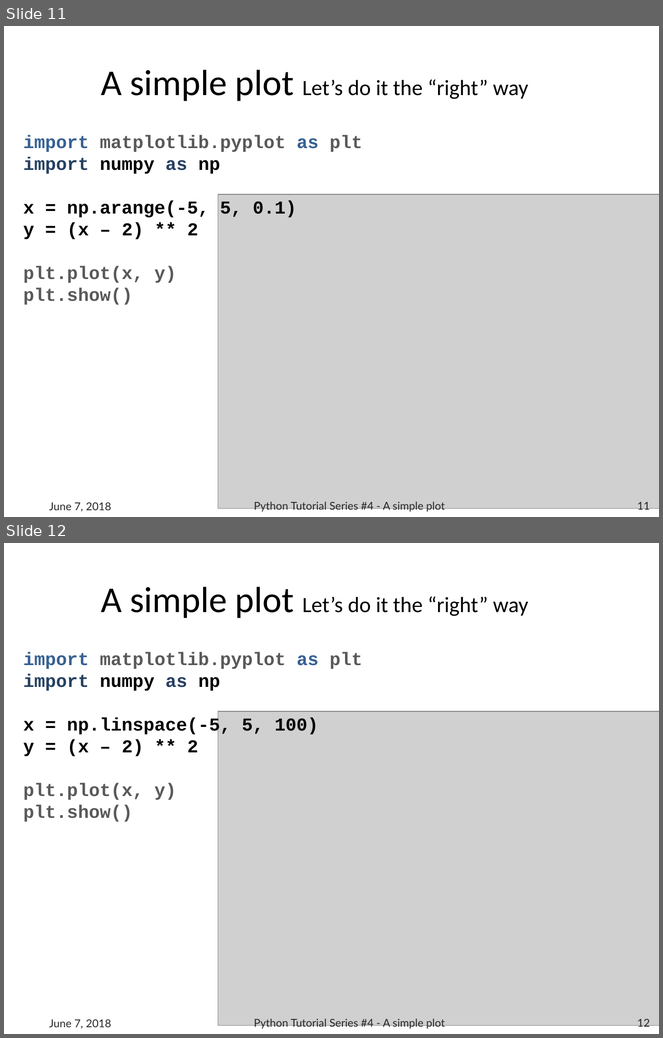
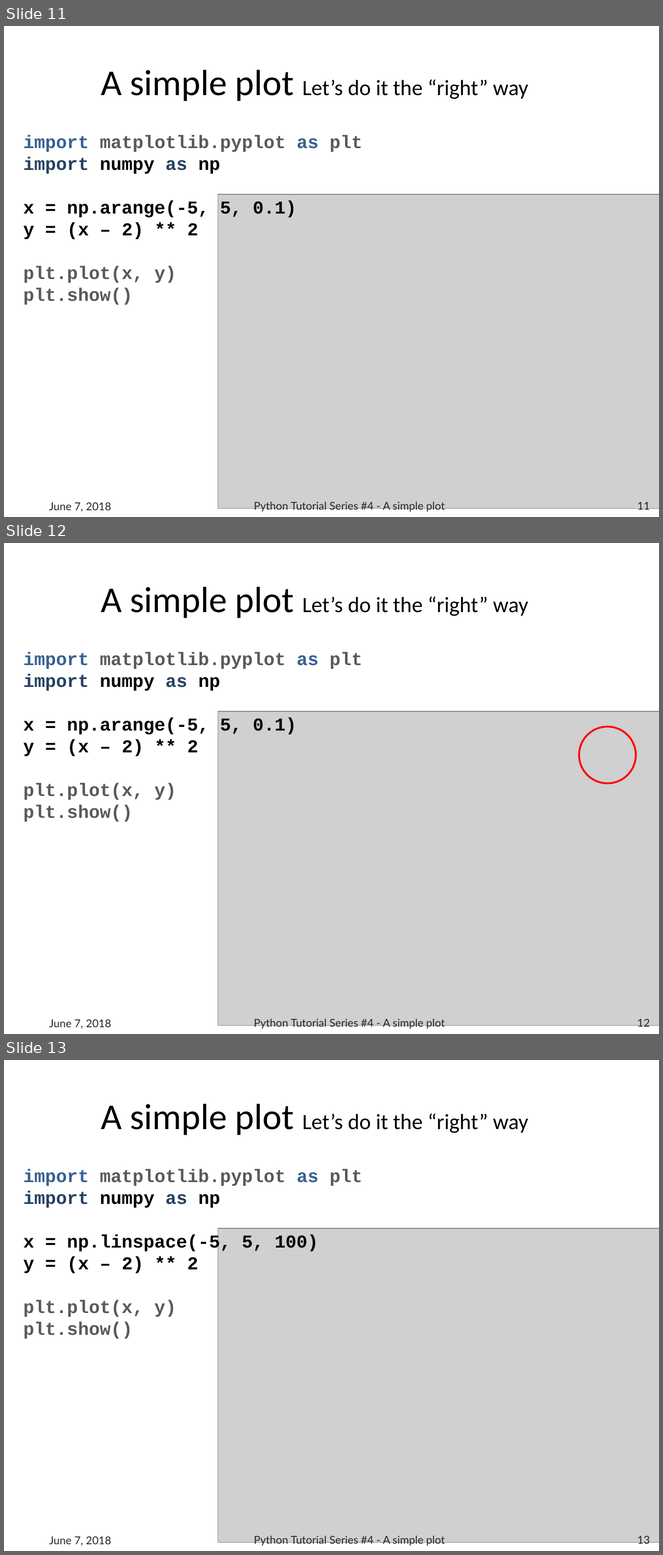
Before and after one commit to b1quint/Python-Tutorial-Series, a slide deck: Presentations/Python Tutorial Series 4 - A simple plot.pptx. Shown one above the other, each under a label of ours: slides 11 and 12 before the commit, slides 11, 12 and 13 after it. The pictures are 663x1038 and 663x1555 pixels, drawn with LibreOffice and Linux fonts; fonts in the diff are those of the drawing; grey boxes stand for pictures; background and template pictures are left out. Boxes give left, top, right and bottom in pixels: in the first picture for what was removed or moved away, otherwise in the second. Text is boxed around its words. In the diff, an @@ line names an element or a change of style, - is before the commit and + after.

```diff
--- a/Presentations/Python Tutorial Series 4 - A simple plot.pptx
+++ b/Presentations/Python Tutorial Series 4 - A simple plot.pptx
@@ slide 12 added at [4,543,659,1034], background #FFFFFF @@
@@ title added at [101,587,529,618], 24 pt, text #000000 @@
+A simple plot Let’s do it the “right” way
@@ text added at [23,653,362,822], 20 pt, text #595959, bold @@
+import matplotlib.pyplot as plt
+import numpy as np
+x = np.arange(-5, 5, 0.1)
+y = (x – 2) ** 2
+plt.plot(x, y)
+plt.show()
@@ picture added at [218,711,659,1026] @@
@@ ellipse added at [579,727,636,784], outline #FF0000 2 pt @@
@@ text added at [49,1020,112,1029], 12 pt, text #262626 @@
+June 7, 2018
@@ text added at [254,1019,445,1030], 12 pt, text #262626 @@
+Python Tutorial Series #4 - A simple plot
@@ page number added at [637,1019,650,1030], 12 pt, text #262626 @@
+12
@@ what was slide 12 is now slide 13 @@
@@ page number at [637,1536,650,1547]: text changed @@
-12
+13
```
Also in this commit, not shown: 26 slides changed, 7 other slides added, 12 other files.
